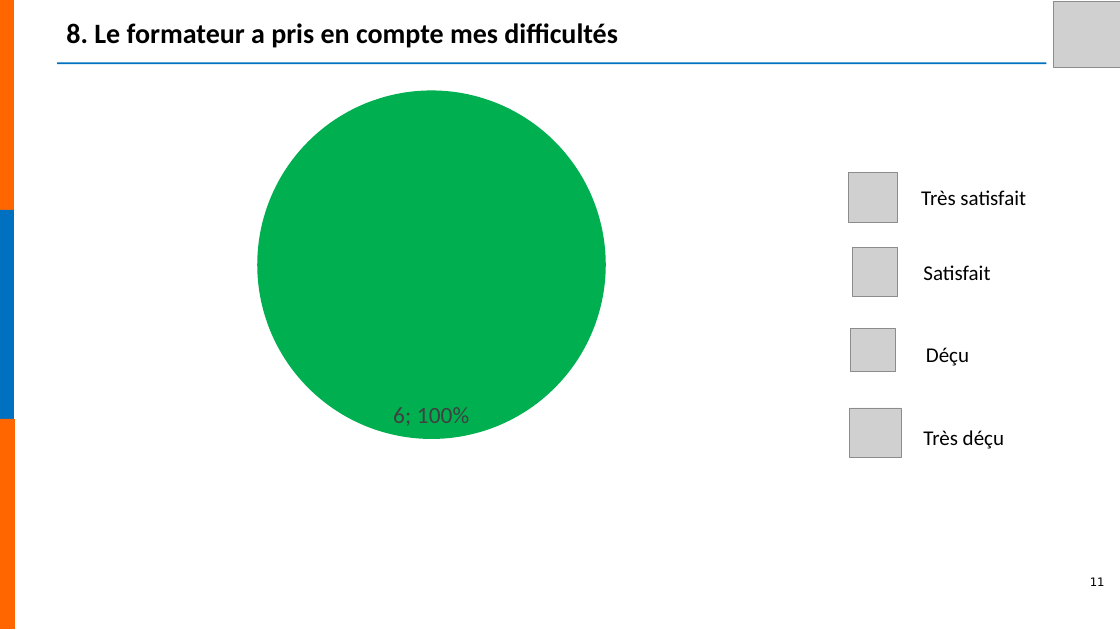
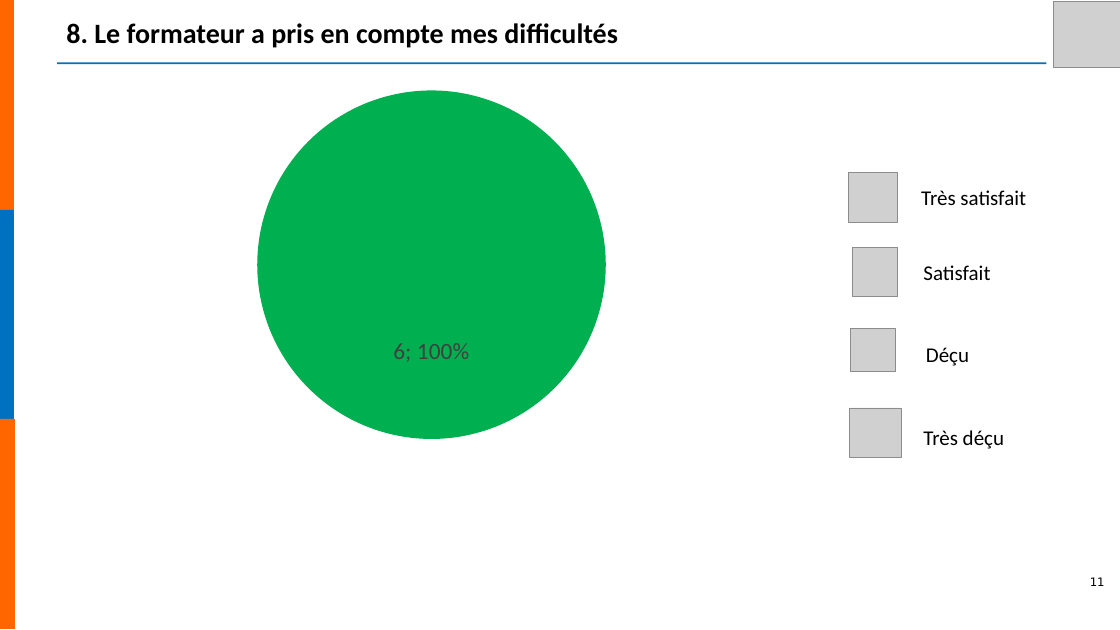
Before and after one commit to studio-catapulte/nefia-client-services, a slide deck: slide 11 of templates/analysis-block.pptx. Drawn at 1120x630 pixels with LibreOffice and Linux fonts; fonts in the diff are those of the drawing; grey boxes stand for pictures; background and template pictures are left out. Boxes give left, top, right and bottom in pixels: in the first picture for what was removed or moved away, otherwise in the second. Text is boxed around its words. In the diff, an @@ line names an element or a change of style, - is before the commit and + after.

```diff
--- a/templates/analysis-block.pptx
+++ b/templates/analysis-block.pptx
@@ pie chart at <box>58,80,805,450</box> @@
@@ data labels of Series 1 changed @@
```
Also in this commit, not shown: 9 other slides changed, 1 other file.
